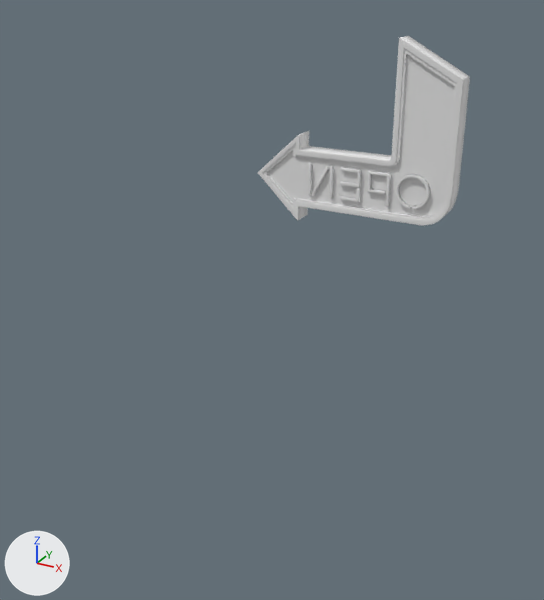
A saved change to the FBX model Assets/Models/Level_2_Props/Neon_Sign_Open/Neon_Sign_Open 2.fbx.
The view is the same before and after, from a camera (50 mm lens) standing at (1.8, -3.7, 7.92) and looking at (-0.32, 0.16, 5.99). Arrows for +X, +Y and +Z are at lower left; the lights stay in place. Vertices at the same position are counted once.
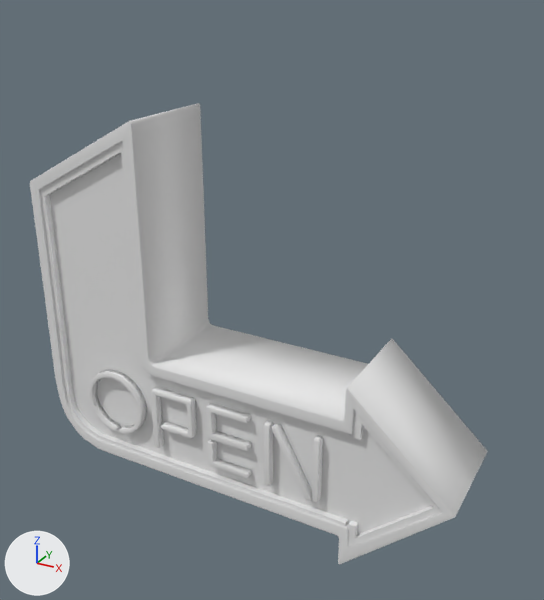
The newer file is also turned or shifted as a whole; pictures and numbers use the older file's frame.

Edits to the bpy script that builds the scene:
```text
Add mat_material2:
    mat_material2 = principled_material('Material2')
    mat_material2.base_color = (0.8, 0.8, 0.8)  # white #e7e7e7
Change me_mesh:
    used by ob_cylinder; location = (-0.18, 2.607, 6.169); rotation_euler = (1.571, -1.571, 0.0), in degrees (90, -90, 0); scale = (-0.15, -0.15, -0.0197)
    remove me_mesh.from_pydata(...)  # 1462 vertices, 1538 faces; spans x -8.32..2.81, y -10.16..2.3, z -11.23..-0.27
    add me_mesh.from_pydata(...)  # 1485 vertices, 1550 faces; spans x -99.16..99.16, y -83.36..83.36, z -23.05..23.05
    me_mesh part 1: the loose piece of 176 vertices spanning x -1.0..0.98, y -1.0..1.0, z -2.27..-0.27 is multiplied about its middle by the matrix ((0.0, -14.981, 0.0), (-14.981, 0.0, 0.0), (0.0, 0.0, 1.968)), then moved by (-52.99, -41.13, 22.34), in mat_material2 (white #e7e7e7)
    me_mesh part 2: the loose piece of 92 vertices spanning x -0.88..1.05, y -2.74..-1.39, z -2.15..-0.38 is multiplied about its middle by the matrix ((0.0, -14.981, 0.0), (-14.981, 0.0, 0.0), (0.0, 0.0, 1.968)), then moved by (-22.13, -40.44, 22.34), in mat_material2 (white #e7e7e7)
    me_mesh part 3: the loose piece of 44 vertices spanning x 0.26..1.05, y -4.5..-3.23, z -2.15..-0.38 is multiplied about its middle by the matrix ((0.0, -14.981, 0.0), (-14.981, 0.0, 0.0), (0.0, 0.0, 1.968)), then moved by (4.29, -47.16, 22.34), in mat_material2 (white #e7e7e7)
    me_mesh part 4: the loose piece of 64 vertices spanning x -0.88..0.15, y -4.5..-3.23, z -2.15..-0.38 is multiplied about its middle by the matrix ((0.0, -14.981, 0.0), (-14.981, 0.0, 0.0), (0.0, 0.0, 1.968)), then moved by (5.31, -31.93, 22.34), in mat_material2 (white #e7e7e7)
    me_mesh part 5: the loose piece of 176 vertices spanning x -1.0..0.98, y -1.0..1.0, z -11.23..-9.23 is multiplied about its middle by the matrix ((0.0, -14.981, 0.0), (-14.981, 0.0, 0.0), (0.0, 0.0, 1.968)), then moved by (35.64, -41.13, -10.84), in mat_material2 (white #e7e7e7)
    me_mesh part 6: the loose piece of 92 vertices spanning x -0.88..1.05, y -2.74..-1.39, z -11.12..-9.35 is multiplied about its middle by the matrix ((0.0, 14.978, 0.042), (-14.981, 0.0, 0.0), (0.0, 0.323, -1.968)), then moved by (4.41, -40.44, -10.84), in mat_material2 (white #e7e7e7)
    me_mesh part 7: the loose piece of 44 vertices spanning x 0.26..1.05, y -4.5..-3.23, z -11.12..-9.35 is multiplied about its middle by the matrix ((0.0, 14.981, -0.004), (-14.981, 0.0, 0.0), (0.0, -0.032, -1.968)), then moved by (-22.28, -47.16, -10.84), in mat_material2 (white #e7e7e7)
    me_mesh part 8: the loose piece of 64 vertices spanning x -0.88..0.15, y -4.5..-3.23, z -11.12..-9.35 is multiplied about its middle by the matrix ((0.0, 14.981, -0.004), (-14.981, 0.0, 0.0), (0.0, -0.032, -1.968)), then moved by (-21.26, -31.93, -10.84), in mat_material2 (white #e7e7e7)
    me_mesh part 9: 10 loose pieces with 710 vertices, spanning x -8.32..2.81, y -10.16..2.3, z -11.12..-0.38, are deleted
    me_mesh part 10: 733 vertices added at x -99.16..99.16, y -83.36..83.36, z -22.9..22.82
    add me_mesh.materials.append(mat_material2)  # white #e7e7e7
Change ob_cylinder:
    ob_cylinder.location: (-0.18, 2.607, 6.169) -> (0.35, -1.3, 6.582)
    ob_cylinder.rotation_euler: (1.571, -1.571, 0.0) -> (1.571, 0.0, 0.0)  # degrees (90, -90, 0) -> degrees (90, 0, 0)
    ob_cylinder.scale: (-0.15, -0.15, -0.0197) -> (0.01, 0.01, 0.01)
```

Boxes [x1, y1, x2, y2] around the edits, measured in the pictures (544 x 600 px; the box of a moved part takes in the faces that stretch with it):
'Cylinder', reshaped, moved, turned, rescaled: before [258, 36, 470, 226]; after [30, 103, 488, 565]
part 1 of me_mesh, moved or reshaped (not visible before): after [88, 370, 147, 434]
part 2 of me_mesh, moved or reshaped (not visible before): after [151, 387, 197, 448]
part 3 of me_mesh, moved or reshaped (not visible before): after [208, 440, 251, 479]
part 4 of me_mesh, moved or reshaped (not visible before): after [206, 403, 251, 451]
part 5 of me_mesh, moved or reshaped (not visible afterwards): before [395, 174, 430, 209]
part 6 of me_mesh, moved or reshaped (not visible afterwards): before [367, 171, 391, 206]
part 7 of me_mesh, moved or reshaped (not visible afterwards): before [339, 188, 361, 202]
part 8 of me_mesh, moved or reshaped (not visible afterwards): before [340, 167, 361, 188]
part 9 of me_mesh, deleted: before [258, 36, 470, 226]
part 10 of me_mesh, added: after [30, 103, 488, 565]
